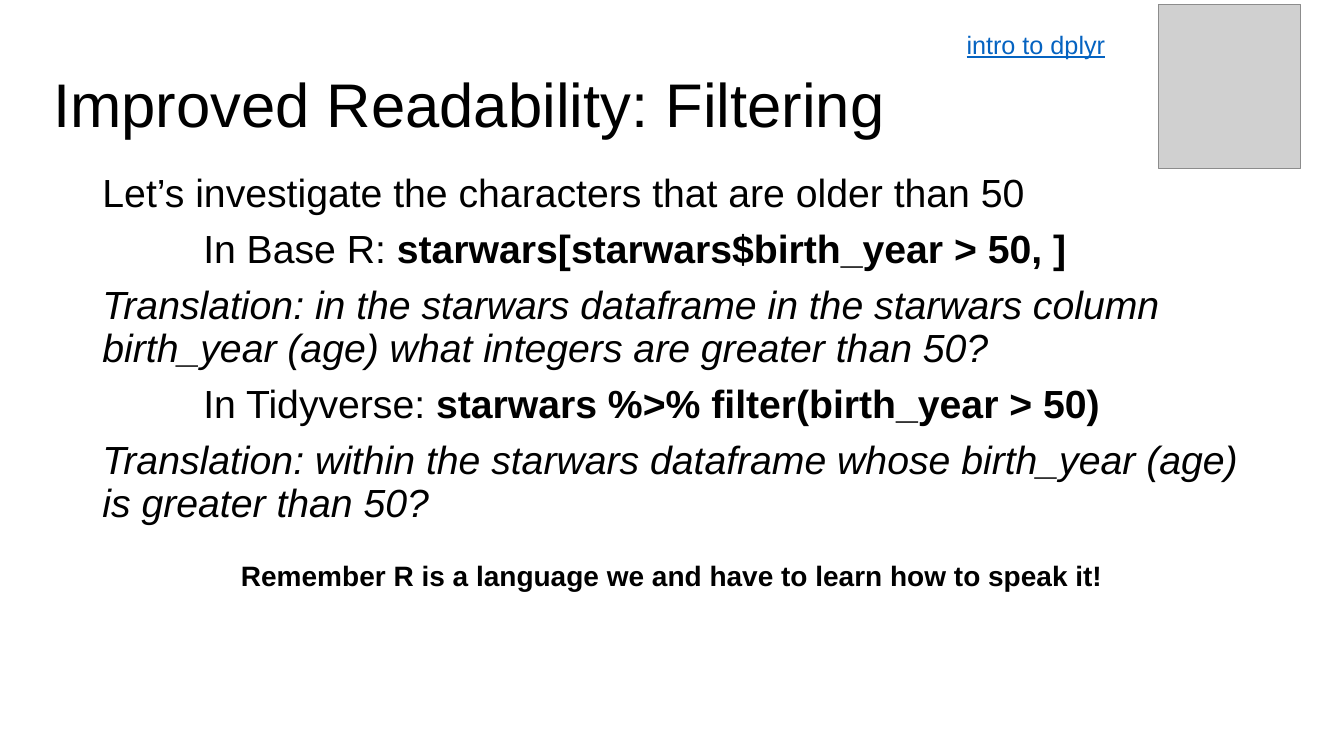
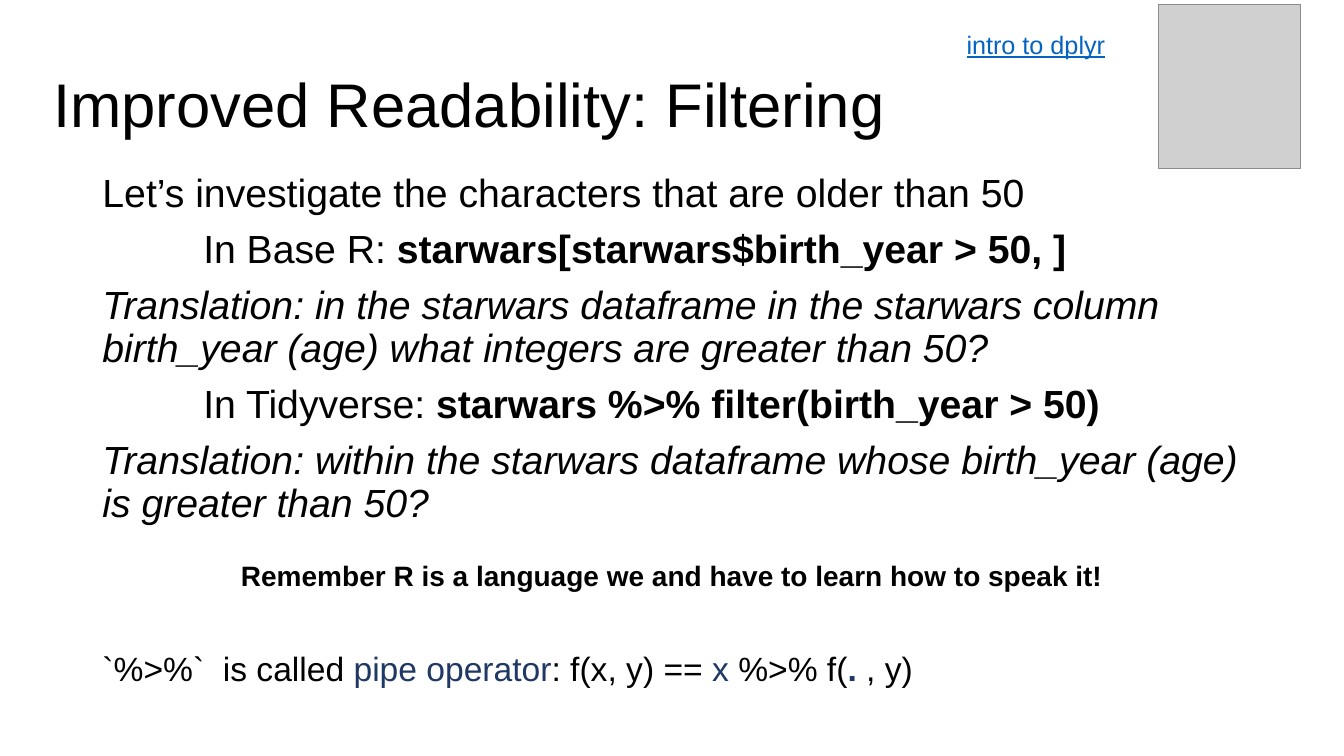
Before and after one commit to BIOS-538/BIOS-538.github.io, a slide deck: slide 5 of slides/lecture04_tidyverse_intro.pptx. Drawn at 1344x756 pixels with LibreOffice and Linux fonts; fonts in the diff are those of the drawing; grey boxes stand for pictures. Boxes give left, top, right and bottom in pixels: in the first picture for what was removed or moved away, otherwise in the second. Text is boxed around its words. In the diff, an @@ line names an element or a change of style, - is before the commit and + after.

```diff
--- a/slides/lecture04_tidyverse_intro.pptx
+++ b/slides/lecture04_tidyverse_intro.pptx
@@ text at bbox=[223, 656, 913, 688]: paragraph added @@
+`%>%` is called pipe operator: f(x, y) == x %>% f(. , y)
```
Also in this commit, not shown: 6 other slides changed, 1 other file.
